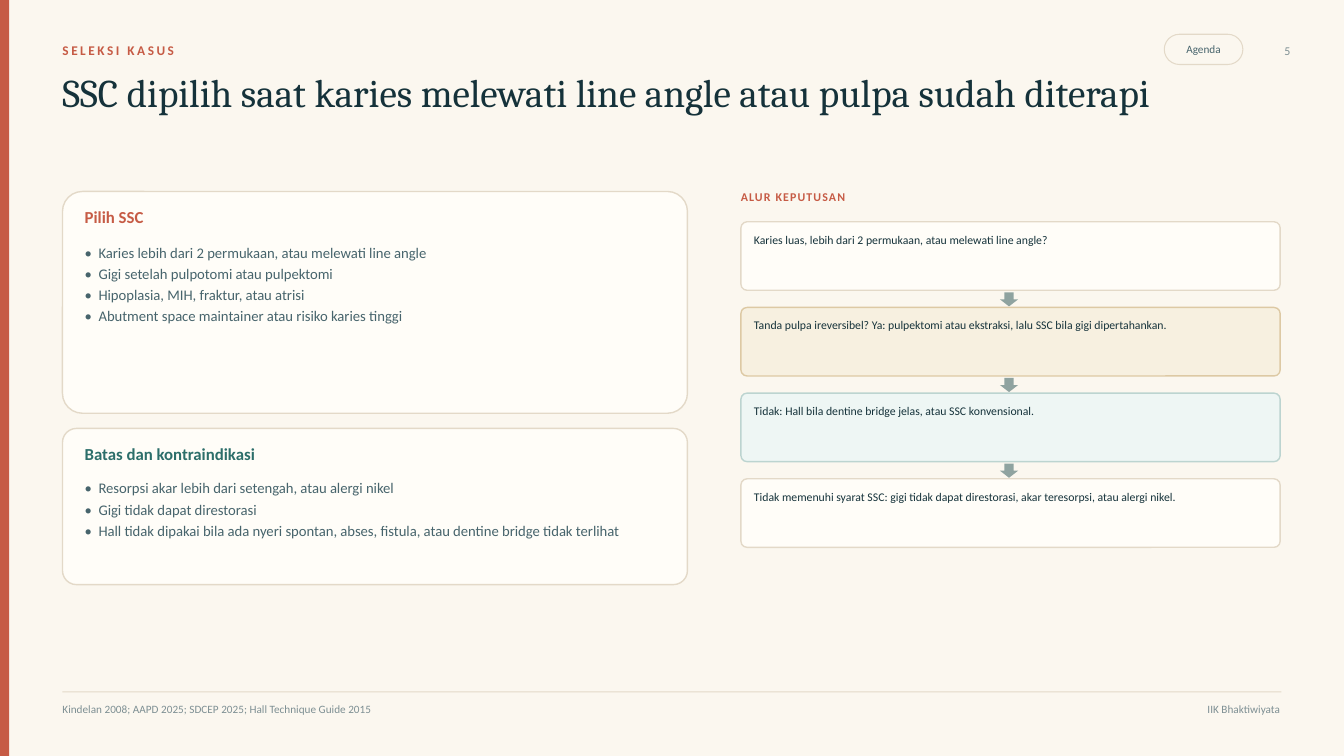
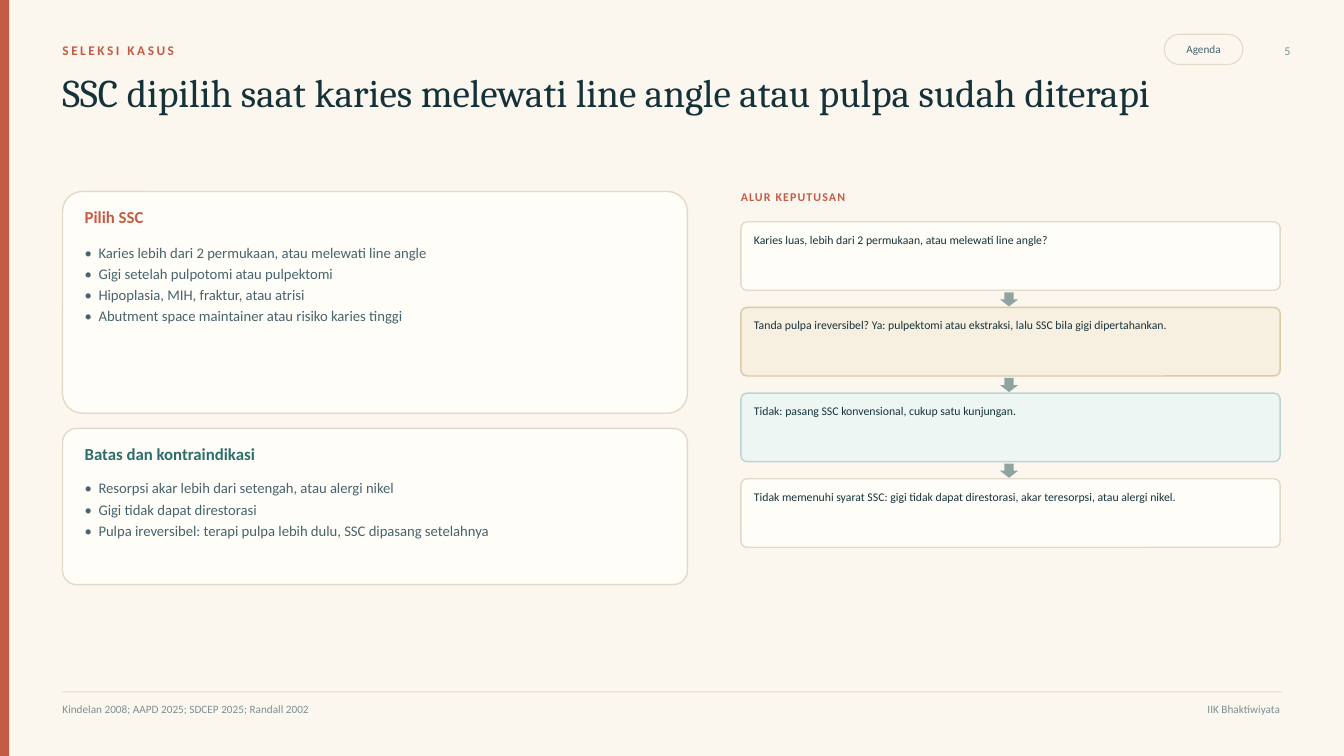
Before and after one commit to maskchanel14-source/agents, a slide deck: slide 5 of deliverables/ssc-pedodonsia/ssc-pedodonsia.pptx. Drawn at 1344x756 pixels with LibreOffice and Linux fonts; fonts in the diff are those of the drawing. Boxes give left, top, right and bottom in pixels: in the first picture for what was removed or moved away, otherwise in the second. Text is boxed around its words. In the diff, an @@ line names an element or a change of style, - is before the commit and + after.

Commit message:
Fokus ke SSC: hapus bagian Hall dan slide perbandingan, deck jadi 16 slide, alur keputusan, bukti, kasus, kuis, dan lampiran disesuaikan

```diff
--- a/deliverables/ssc-pedodonsia/ssc-pedodonsia.pptx
+++ b/deliverables/ssc-pedodonsia/ssc-pedodonsia.pptx
@@ text at (754, 407, 1016, 417): text changed @@
-Tidak: Hall bila dentine bridge jelas, atau SSC konvensional.
+Tidak: pasang SSC konvensional, cukup satu kunjungan.
@@ text at (99, 526, 489, 539): text changed @@
-• Hall tidak dipakai bila ada nyeri spontan, abses, fistula, atau dentine bridge tidak terlihat
+• Pulpa ireversibel: terapi pulpa lebih dulu, SSC dipasang setelahnya
@@ text at (62, 705, 309, 714): text changed @@
-Kindelan 2008; AAPD 2025; SDCEP 2025; Hall Technique Guide 2015
+Kindelan 2008; AAPD 2025; SDCEP 2025; Randall 2002
```
Also in this commit, not shown: 12 other slides changed, 1 slide added, 3 slides removed, 6 other files.
